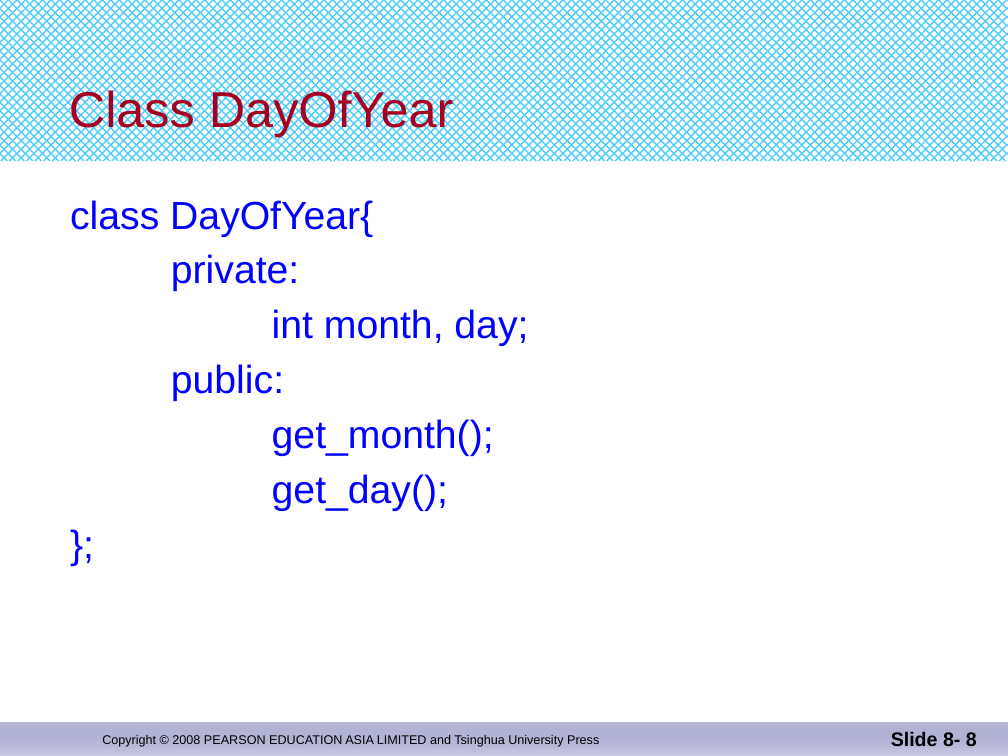
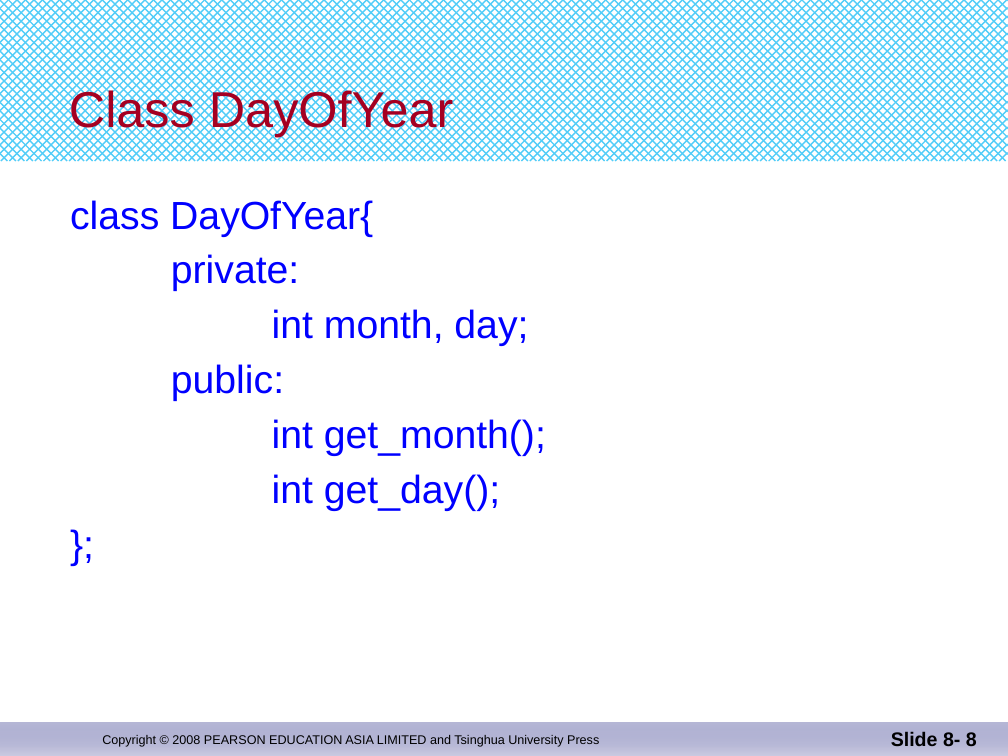
Before and after one commit to djuanbei/CPLUSPLUS, a slide deck: slide 8 of ppt/Chapter 11.pptx. Drawn at 1008x756 pixels with LibreOffice and Linux fonts; fonts in the diff are those of the drawing. Boxes give left, top, right and bottom in pixels: in the first picture for what was removed or moved away, otherwise in the second. Text is boxed around its words. In the diff, an @@ line names an element or a change of style, - is before the commit and + after.

```diff
--- a/ppt/Chapter 11.pptx
+++ b/ppt/Chapter 11.pptx
@@ text at bbox=[272, 419, 546, 511]: text changed @@
-get_month();
-get_day();
+int get_month();
+int get_day();
```
Also in this commit, not shown: 13 other slides changed, 1 other file.
